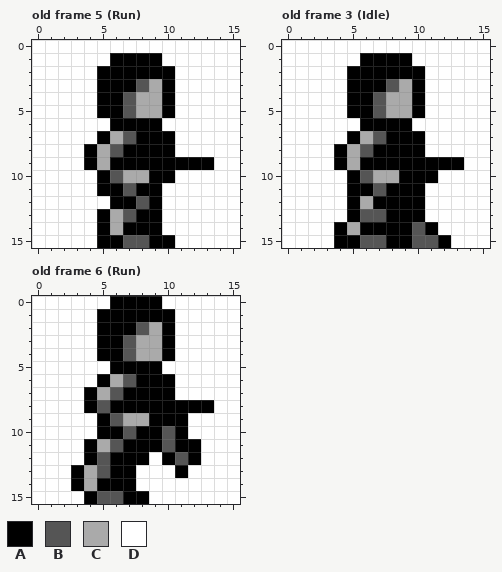
Pixel-art file, stored at sourceart/Hero.ase. Above: the version before the commit.
16x16 pixels, 12 frames. Shown: old frame 5 (Run), old frame 3 (Idle), old frame 6 (Run). The commit also changed other frames, which this record leaves out.
Palette (. is transparent): A #000000  B #555555  C #aaaaaa  D #ffffff
Pixels before, old frame 5 (Run), first column x 0:
 0 DDDDDDDDDDDDDDDD
 1 DDDDDDAAAADDDDDD
 2 DDDDDAAAAAADDDDD
 3 DDDDDAAABCADDDDD
 4 DDDDDAABCCADDDDD
 5 DDDDDAABCCADDDDD
 6 DDDDDDAAAADDDDDD
 7 DDDDDACBAAADDDDD
 8 DDDDACBAAAADDDDD
 9 DDDDACAAAAAAAADD
10 DDDDDABCCAADDDDD
11 DDDDDAABAADDDDDD
12 DDDDDDAABADDDDDD
13 DDDDDACBAADDDDDD
14 DDDDDACAAADDDDDD
15 DDDDDAABBAADDDDD
Pixels before, old frame 3 (Idle), first column x 0:
 0 DDDDDDDDDDDDDDDD
 1 DDDDDDAAAADDDDDD
 2 DDDDDAAAAAADDDDD
 3 DDDDDAAABCADDDDD
 4 DDDDDAABCCADDDDD
 5 DDDDDAABCCADDDDD
 6 DDDDDDAAAADDDDDD
 7 DDDDDACBAAADDDDD
 8 DDDDACBAAAADDDDD
 9 DDDDACAAAAAAAADD
10 DDDDDABCCAAADDDD
11 DDDDDAABAAADDDDD
12 DDDDDACAAAADDDDD
13 DDDDDABBAAADDDDD
14 DDDDACAAAABADDDD
15 DDDDAABBAABBADDD
Pixels before, old frame 6 (Run), first column x 0:
 0 DDDDDDAAAADDDDDD
 1 DDDDDAAAAAADDDDD
 2 DDDDDAAABCADDDDD
 3 DDDDDAABCCADDDDD
 4 DDDDDAABCCADDDDD
 5 DDDDDDAAAADDDDDD
 6 DDDDDACBAAADDDDD
 7 DDDDACBAAAADDDDD
 8 DDDDABAAAAAAAADD
 9 DDDDDABCCAAADDDD
10 DDDDDAABAABADDDD
11 DDDDACBAAABAADDD
12 DDDDABAAADABADDD
13 DDDACBAADDDADDDD
14 DDDACAAADDDDDDDD
15 DDDDABBAADDDDDDD
After:
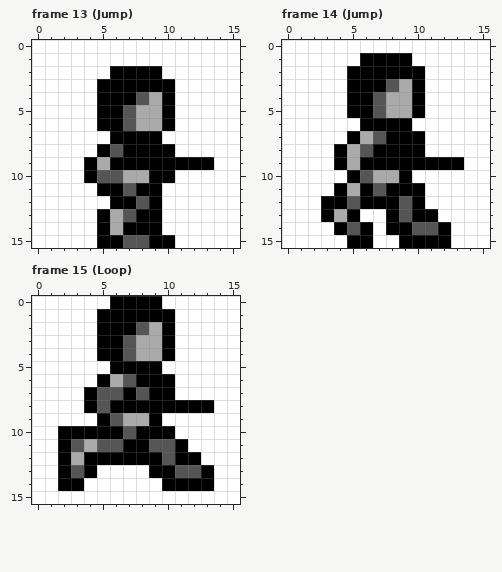
A new or re-ordered frame is compared with the old frame closest to it.
Log entry: Added a jump animation.
Edits made:
frames 12 -> 16
Frame 13 (Jump) is new; against old frame 5 (Run):
y 1: x 6..9 AAAA -> DDDD
y 2: x 5 A -> D; x 10 A -> D
y 3: x 8..9 BC -> AA
y 4: x 7..8 BC -> AB
y 6: x 5 D -> A; x 7..10 AAAD -> BCCA
y 7: x 5..7 ACB -> DAA; x 10 A -> D
y 8: x 4..5 AC -> DA
y 10: x 4..5 DA -> AB
Frame 14 (Jump) is new; against old frame 3 (Idle):
y 10: x 10..11 AA -> DD
y 11: x 4..5 DA -> AC
y 12: x 3..6 DDAC -> AABA; x 9 A -> B
y 13: x 3..4 DD -> AC; x 6..7 BB -> DD; x 9 A -> B; x 11 D -> A
y 14: x 5 C -> B; x 7 A -> D; x 11..12 AD -> BA
y 15: x 4 A -> D; x 6..8 BBA -> ADD; x 10..11 BB -> AA
Frame 15 (Loop) is new; against old frame 6 (Run):
y 7: x 5 C -> B; x 8 A -> B
y 9: x 10..11 AA -> DD
y 10: x 2..4 DDD -> AAA; x 10..11 BA -> AD
y 11: x 2..5 DDAC -> ABCB; x 9 A -> B; x 12 A -> D
y 12: x 2..3 DD -> AC; x 5 B -> A; x 9..11 DAB -> ABA
y 13: x 2..7 DACBAA -> ABADDD; x 9..13 DDADD -> AABBA
y 14: x 2 D -> A; x 4..7 CAAA -> DDDD; x 10..13 DDDD -> AAAA
y 15: x 4..8 ABBAA -> DDDDD
